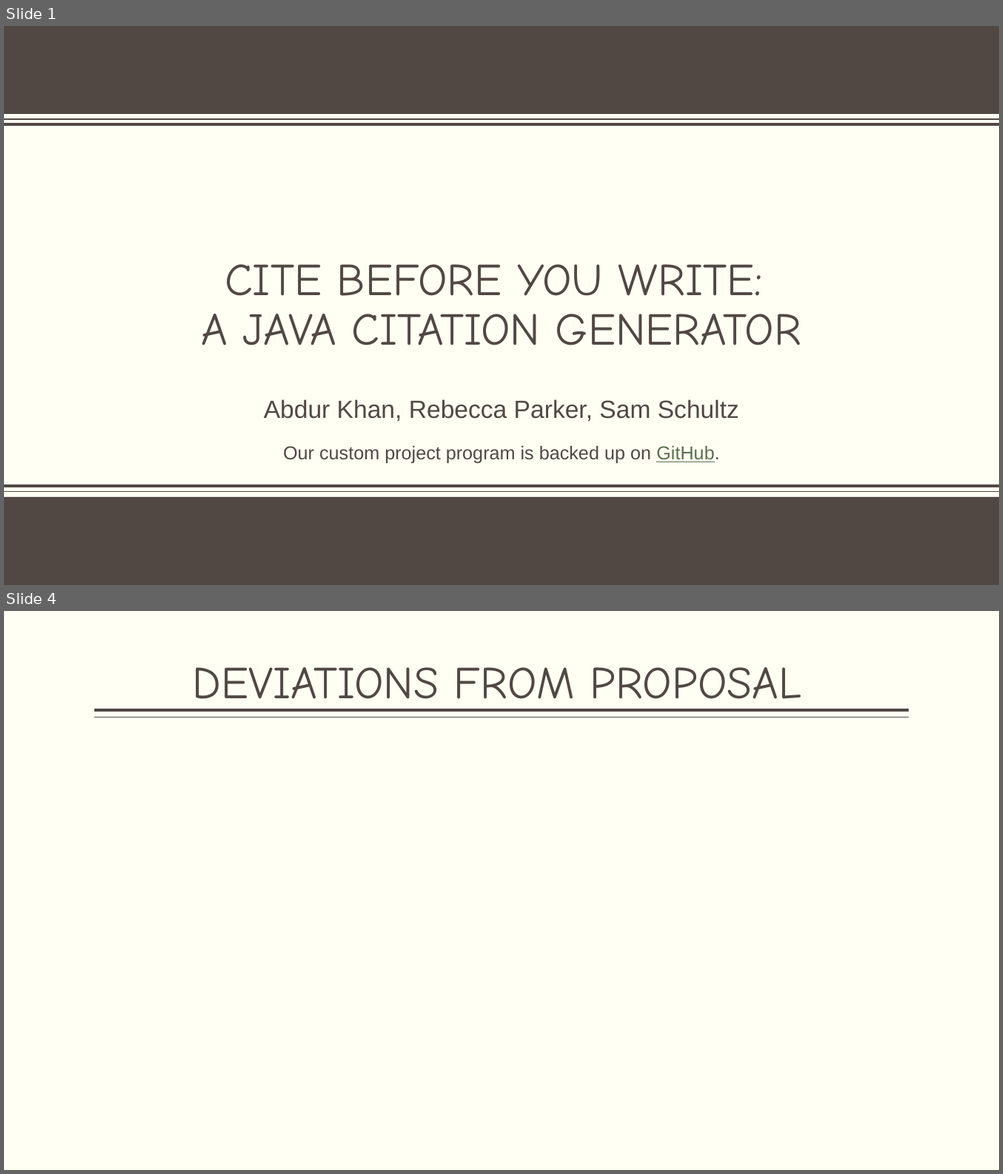
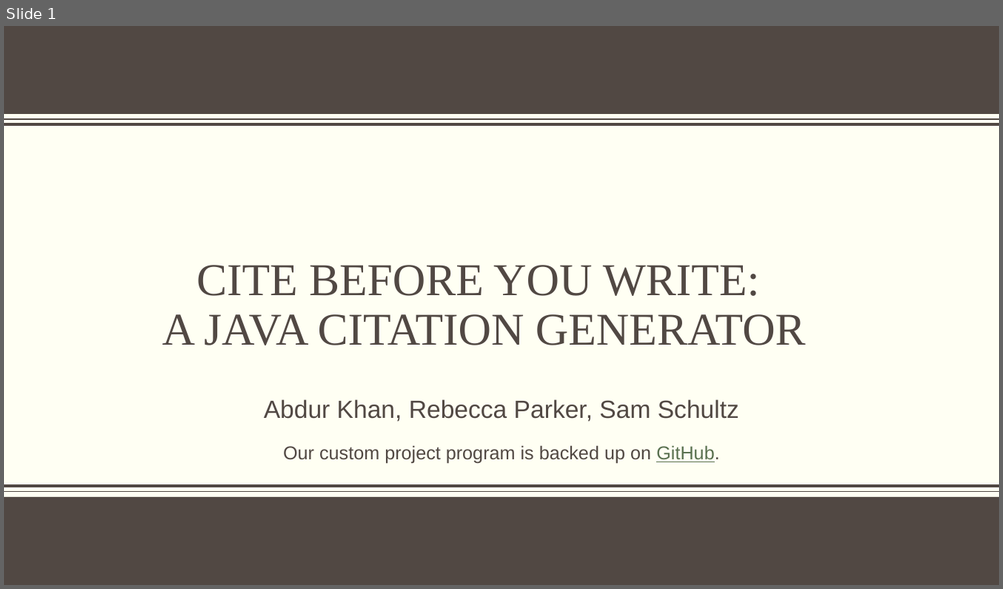
Before and after one commit to RJP43/JavaCustomProject-LUC_Comp-170, a slide deck: COMP170_CustomProject-Presentation.pptx. Shown one above the other, each under a label of ours: slides 1 and 4 before the commit, slide 1 after it; the slides between them are not shown. The pictures are 1003x1174 and 1003x589 pixels, drawn with LibreOffice and Linux fonts; fonts in the diff are those of the drawing; background and template pictures are left out. Boxes give left, top, right and bottom in pixels: in the first picture for what was removed or moved away, otherwise in the second. Text is boxed around its words. In the diff, an @@ line names an element or a change of style, - is before the commit and + after.

```diff
--- a/COMP170_CustomProject-Presentation.pptx
+++ b/COMP170_CustomProject-Presentation.pptx
@@ slide 4 removed at (x1=4, y1=611, x2=999, y2=1170), background #FFFFF3 @@
@@ title removed at (x1=193, y1=667, x2=801, y2=712) @@
-DEVIATIONS FROM PROPOSAL
@@ line removed from (909, 710) to (94, 710) @@
@@ line removed from (909, 718) to (94, 718) @@
@@ slide 1 changed as well @@
@@ title "CITE BEFORE YOU WRITE: A ..." moved from (x1=201, y1=264, x2=801, y2=346) to (x1=162, y1=265, x2=805, y2=346) @@
@@ title "CITE BEFORE YOU WRITE: A ..." at (x1=162, y1=265, x2=805, y2=346): font Comic Neue to Times New Roman @@
```
Also in this commit, not shown: 1 other slide changed, 4 slides added, 2 other slides removed, 3 other files.
